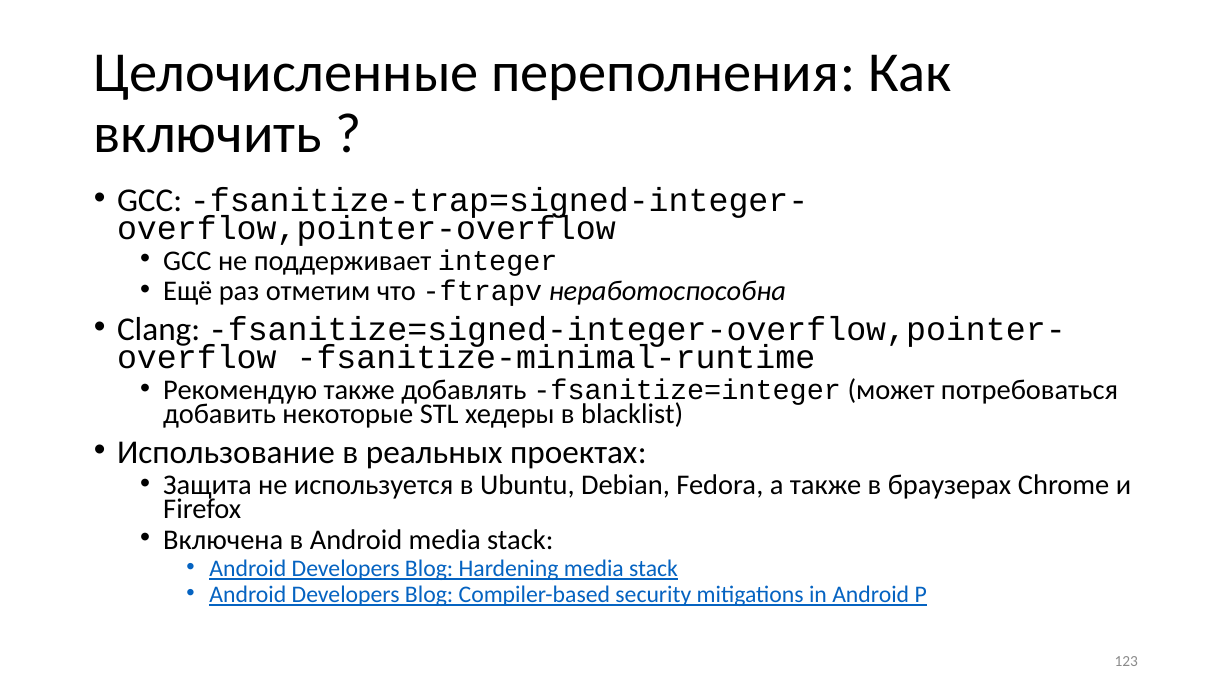
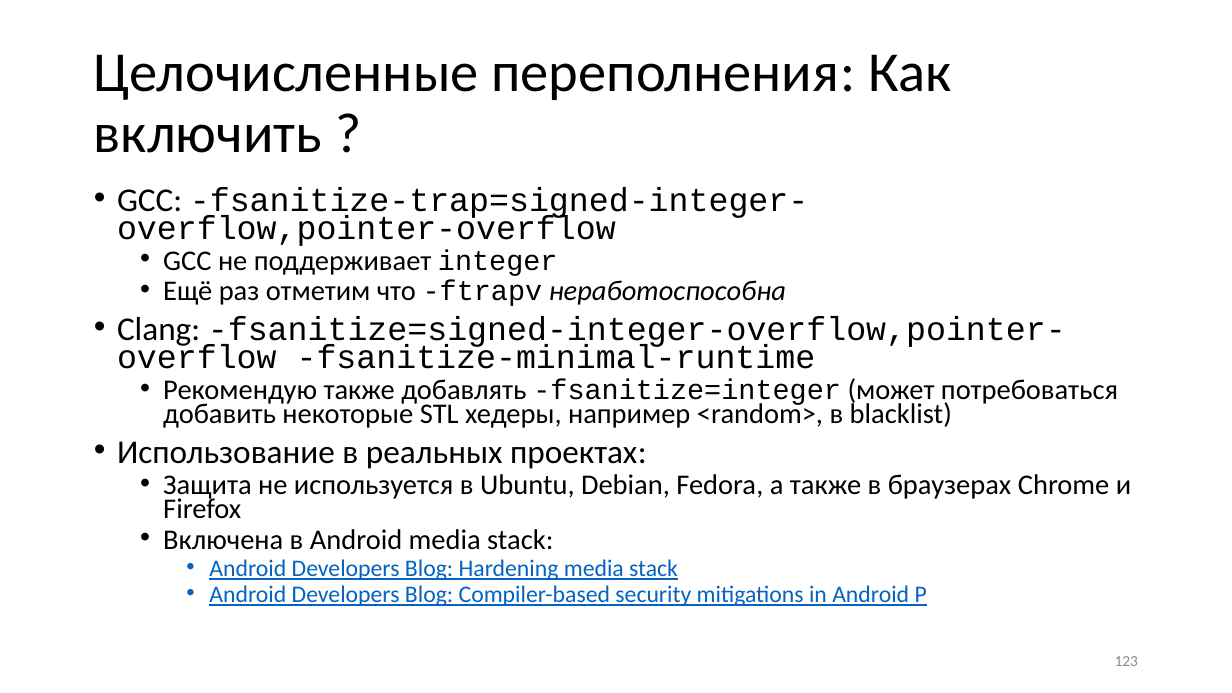
Before and after one commit to yugr/slides, a slide deck: slide 123 of CppZeroCost/2025/RU.pptx. Drawn at 1232x693 pixels with LibreOffice and Linux fonts; fonts in the diff are those of the drawing. Boxes give left, top, right and bottom in pixels: in the first picture for what was removed or moved away, otherwise in the second. Text is boxed around its words. In the diff, an @@ line names an element or a change of style, - is before the commit and + after.

```diff
--- a/CppZeroCost/2025/RU.pptx
+++ b/CppZeroCost/2025/RU.pptx
@@ text at box(163, 378, 1118, 428): text changed @@
-  • Рекомендую также добавлять -fsanitize=integer (может потребоваться добавить некоторые STL хедеры в blacklist)
+  • Рекомендую также добавлять -fsanitize=integer (может потребоваться добавить некоторые STL хедеры, например <random>, в blacklist)
```
Also in this commit, not shown: 32 other slides changed, 3 other files.
